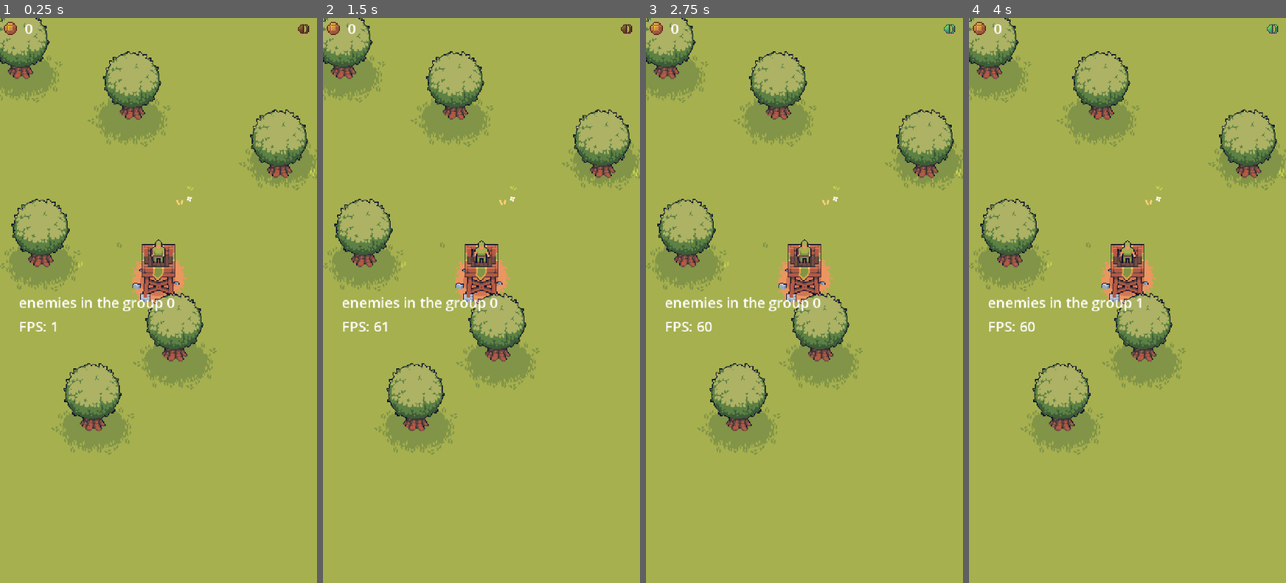
Above: before the commit, frames 1-4 (left to right).
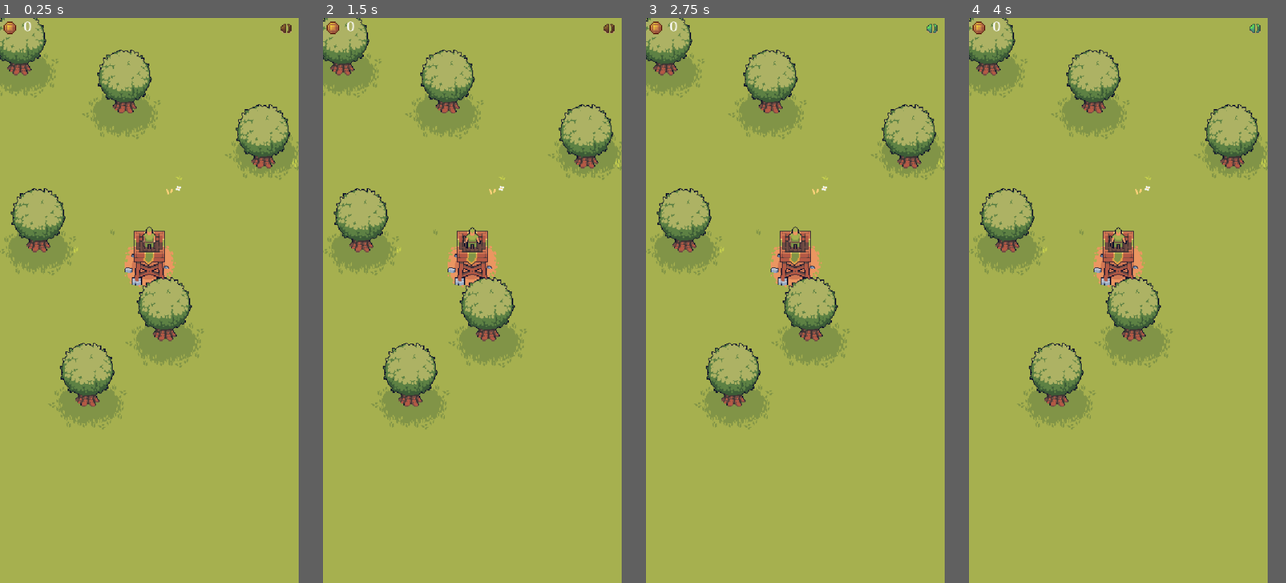
Above: after the commit, the same moments.

Repository: ButbkaDrug/easter_jam_with_ales
Game: Godot game, scene res://dev_main.tscn
Same seed, same stepped clock (60 frames per second), same inputs: the game is played once before the commit and once after it.
Inputs (mouse positions are in pixels of both pictures, inside the frame that each line leads up to):
- Up to frame 1 (0.25 s): no input
- Up to frame 2 (1.5 s): click (627, 29) at 0.5 s; click (627, 29) at 1.25 s
- Up to frame 3 (2.75 s): click (950, 29) at 2 s
- Up to frame 4 (4 s): tap Enter at 2.75 s; move the mouse to (1197, 272) at 2.77 s; click (1197, 272) at 2.92 s; tap Space at 3.5 s; drag from (1064, 328) to (1111, 413) at 3.52 s
In our replay, the window is 450x800 before the commit and 424x800 after it. These sizes can differ from the game's own. Grey fills any space a smaller window leaves; there, only what the larger window draws over its background counts as a difference.

The runs differ from the first frame. In frame 1, 13% of the frame differs, in the area x 0-100%, y 0-78%; in frame 2, 13%; in frame 3, 13%; in frame 4, 13%.

Commit message:
friday fun

Diff:
--- a/dev_main.tscn
+++ b/dev_main.tscn
@@ -7,6 +7,8 @@
 [ext_resource type="PackedScene" uid="uid://dk53elbkj4et2" path="res://scenes/enemies/slime/slime.tscn" id="2_ua12o"]
 [ext_resource type="PackedScene" uid="uid://6ng3uqabc2pd" path="res://scenes/ui/damage_label/damage_label.tscn" id="3_s7x0s"]
 [ext_resource type="PackedScene" uid="uid://bjshi8nb2n1h" path="res://scenes/ui/upgrade/upgrade_screen.tscn" id="5_uopvn"]
+[ext_resource type="Script" uid="uid://ds8akw7urib1h" path="res://hud.gd" id="6_plu53"]
+[ext_resource type="PackedScene" uid="uid://d063cgk2hiy46" path="res://scenes/ui/tower_stats/tower_stats.tscn" id="7_u8k7v"]
 
 [sub_resource type="Curve2D" id="Curve2D_ua12o"]
 _data = {
@@ -21,35 +23,10 @@
 damage_scene = ExtResource("3_s7x0s")
 player = NodePath("Player")
 
-[node name="HUD" type="CanvasLayer" parent="." unique_id=1951394893]
-
-[node name="Hud" parent="HUD" unique_id=914000408 instance=ExtResource("1_dvahd")]
-anchors_preset = 15
-anchor_bottom = 1.0
-grow_vertical = 2
-
-[node name="Control" type="Control" parent="HUD" unique_id=919414965]
-layout_mode = 3
-anchors_preset = 4
-anchor_top = 0.5
-anchor_bottom = 0.5
-offset_top = -20.0
-offset_right = 40.0
-offset_bottom = 20.0
-grow_vertical = 2
-
-[node name="VBoxContainer" type="VBoxContainer" parent="HUD/Control" unique_id=1209716326]
-layout_mode = 0
-offset_left = 21.0
-offset_top = 10.0
-offset_right = 61.0
-offset_bottom = 50.0
-
-[node name="UpgradeScreen" parent="HUD" unique_id=76354292 instance=ExtResource("5_uopvn")]
-
 [node name="EnemySpawnTimer" type="Timer" parent="." unique_id=1351973627]
 
 [node name="EnemySpawns" type="Path2D" parent="." unique_id=1434765346]
+visible = false
 position = Vector2(1.8553886, 99.922134)
 scale = Vector2(1.0545702, 2.8504097)
 curve = SubResource("Curve2D_ua12o")
@@ -64,4 +41,33 @@
 position = Vector2(180, 320)
 motion_mode = 1
 
+[node name="HUD" type="CanvasLayer" parent="." unique_id=1951394893]
+script = ExtResource("6_plu53")
+
+[node name="Hud" parent="HUD" unique_id=914000408 instance=ExtResource("1_dvahd")]
+
+[node name="Control" type="Control" parent="HUD" unique_id=919414965]
+visible = false
+layout_mode = 3
+anchors_preset = 4
+anchor_top = 0.5
+anchor_bottom = 0.5
+offset_top = -20.0
+offset_right = 40.0
+offset_bottom = 20.0
+grow_vertical = 2
+
+[node name="VBoxContainer" type="VBoxContainer" parent="HUD/Control" unique_id=1209716326]
+visible = false
+layout_mode = 0
+offset_left = 21.0
+offset_top = 10.0
+offset_right = 61.0
+offset_bottom = 50.0
+
+[node name="UpgradeScreen" parent="HUD" unique_id=76354292 instance=ExtResource("5_uopvn")]
+
+[node name="TowerStats" parent="HUD" unique_id=735527681 instance=ExtResource("7_u8k7v")]
+unique_name_in_owner = true
+
 [connection signal="timeout" from="EnemySpawnTimer" to="." method="_on_enemy_spawn_timer_timeout"]
--- /dev/null
+++ b/hud.gd
@@ -0,0 +1,31 @@
+extends CanvasLayer
+
+@onready var _tower_stats_screen: Control = %TowerStats
+
+
+# Called when the node enters the scene tree for the first time.
+func _ready() -> void:
+	GameData.tower_selected.connect(_on_tower_selected)
+	_tower_stats_screen.visible = false
+
+
+
+# Called every frame. 'delta' is the elapsed time since the previous frame.
+func _process(delta: float) -> void:
+	pass
+
+func _unhandled_key_input(event: InputEvent) -> void:
+	print("HUD: unhandled key %s" % event.to_string())
+	if event is InputEventKey:
+		if event.pressed and event.keycode == KEY_ESCAPE:
+			hide_visible()
+
+
+func _on_tower_selected(tower: Tower) -> void:
+	_tower_stats_screen.set_level(tower.level)
+	_tower_stats_screen.set_health(tower.hp)
+	_tower_stats_screen.visible = true
+	pass
+
+func hide_visible() -> void:
+	_tower_stats_screen.visible = false
--- a/project.godot
+++ b/project.godot
@@ -24,8 +24,7 @@
 [display]
 
 window/size/viewport_width=360
-window/size/viewport_height=640
-window/size/mode=3
+window/size/viewport_height=680
 window/size/window_width_override=720
 window/size/window_height_override=1280
 window/stretch/mode="canvas_items"
@@ -40,6 +39,10 @@
 
 Player=""
 Enemies=""
+
+[gui]
+
+theme/custom_font="uid://b64g2u7ppxqbc"
 
 [input_devices]
 
--- /dev/null
+++ b/scenes/camera/camera.gd
@@ -0,0 +1,29 @@
+extends Camera2D
+
+var dragging: bool = false
+var last_pos: Vector2 = Vector2.ZERO
+
+# Called when the node enters the scene tree for the first time.
+func _ready() -> void:
+	pass # Replace with function body.
+
+
+# Called every frame. 'delta' is the elapsed time since the previous frame.
+func _process(delta: float) -> void:
+	pass
+
+
+
+func _unhandled_input(event):
+	if event is InputEventScreenTouch:
+		print("camera touch event detected")
+		if event.pressed:
+			dragging = true
+			last_pos = event.position
+		else:
+			dragging = false
+
+	elif event is InputEventScreenDrag and dragging:
+		var delta = event.position - last_pos
+		position -= delta * zoom  # important for correct scaling
+		last_pos = event.position
--- /dev/null
+++ b/scenes/camera/camera.tscn
@@ -0,0 +1,16 @@
+[gd_scene format=3 uid="uid://cqqwnvwbt86h2"]
+
+[ext_resource type="Script" uid="uid://b20b1i0yvi2rw" path="res://scenes/camera/camera.gd" id="1_xejhd"]
+
+[node name="Camera" type="Camera2D" unique_id=210408414]
+process_callback = 0
+limit_left = -360
+limit_top = -360
+limit_right = 720
+limit_bottom = 1280
+limit_smoothed = true
+position_smoothing_enabled = true
+position_smoothing_speed = 20.0
+drag_horizontal_enabled = true
+drag_vertical_enabled = true
+script = ExtResource("1_xejhd")
--- a/scenes/game_stats/game_data.gd
+++ b/scenes/game_stats/game_data.gd
@@ -4,6 +4,7 @@
 
 signal score_updated(new_score: int)
 signal enemy_hit(damage:int, position: Vector2)
+signal tower_selected(tower: Tower)
 
 func _on_mob_defeated(points: int) -> void:
 	state.score += points
--- a/scenes/player/player.gd
+++ b/scenes/player/player.gd
@@ -1,4 +1,4 @@
-extends Node2D
+class_name Tower extends Node2D
 
 @export var bullet_scene: PackedScene
 
@@ -7,8 +7,12 @@
 @onready var _range: Area2D = $Range
 @onready var _muzzle: Marker2D = $Muzzle
 @onready var _timer: Timer = $Timer
+@export var _click_zone: Area2D
 
+#TODO: should move stats into it's own component so that it can be
+# easely passed arrond
 var hp:int = 1000
+var level: int = 1
 var active: bool = true
 var fire_rate: float = .5
 var targets: Array[Node2D]
@@ -115,3 +119,8 @@
 		"attack":
 			if targets.size() < 1:
 				_animation_player.play("idle")
+
+
+func _on_click_area_input_event(viewport: Node, event: InputEvent, shape_idx: int) -> void:
+	if event is InputEventScreenTouch:
+		GameData.tower_selected.emit(self)
--- a/scenes/player/player.tscn
+++ b/scenes/player/player.tscn
@@ -331,12 +331,16 @@
 &"preattack": SubResource("Animation_je7p5")
 }
 
-[node name="Player" type="CharacterBody2D" unique_id=1746586113 groups=["Player"]]
+[sub_resource type="CircleShape2D" id="CircleShape2D_5gtgg"]
+radius = 38.0
+
+[node name="Player" type="CharacterBody2D" unique_id=1746586113 node_paths=PackedStringArray("_click_zone") groups=["Player"]]
 y_sort_enabled = true
 collision_layer = 4
 collision_mask = 2
 script = ExtResource("1_fcb3x")
 bullet_scene = ExtResource("2_75vfm")
+_click_zone = NodePath("ClickArea")
 
 [node name="Tower" type="AnimatedSprite2D" parent="." unique_id=1437771279]
 position = Vector2(0, -57)
@@ -388,6 +392,13 @@
 max_polyphony = 20
 bus = &"SFX"
 
+[node name="ClickArea" type="Area2D" parent="." unique_id=12975112]
+
+[node name="CollisionShape2D" type="CollisionShape2D" parent="ClickArea" unique_id=651764336]
+position = Vector2(0, -27)
+shape = SubResource("CircleShape2D_5gtgg")
+
 [connection signal="body_entered" from="Range" to="." method="_on_range_body_entered"]
 [connection signal="body_exited" from="Range" to="." method="_on_range_body_exited"]
 [connection signal="animation_finished" from="AnimationPlayer" to="." method="_on_animation_player_animation_finished"]
+[connection signal="input_event" from="ClickArea" to="." method="_on_click_area_input_event"]
--- a/scenes/ui/hud/hud.gd
+++ b/scenes/ui/hud/hud.gd
@@ -7,9 +7,8 @@
 func _ready() -> void:
 	GameData.score_updated.connect(_on_score_update)
 
-func _on_score_update(new_score: int):
+func _on_score_update(new_score: int) -> void:
 	score_label.text = str(new_score)
-
 
 func _on_check_button_toggled(toggled_on: bool) -> void:
 	SettingsManager.toggle_audio("SFX", toggled_on)
--- /dev/null
+++ b/scenes/ui/tower_stats/tower_stats.gd
@@ -0,0 +1,23 @@
+extends Control
+
+@onready var _level: Label = %LevelValue
+@onready var _health: Label = %HealthValue
+
+
+# Called when the node enters the scene tree for the first time.
+func _ready() -> void:
+	pass # Replace with function body.
+
+# Called every frame. 'delta' is the elapsed time since the previous frame.
+func _process(delta: float) -> void:
+	pass
+
+func set_level(value: int) -> void:
+	_level.text = str(value)
+
+func set_health(value: int) -> void:
+	_health.text = str(value)
+
+
+func _on_texture_button_pressed() -> void:
+	visible = false
--- /dev/null
+++ b/scenes/ui/tower_stats/tower_stats.tscn
@@ -0,0 +1,118 @@
+[gd_scene format=3 uid="uid://d063cgk2hiy46"]
+
+[ext_resource type="Script" uid="uid://pair77g4yfvq" path="res://scenes/ui/tower_stats/tower_stats.gd" id="1_vw8w5"]
+[ext_resource type="Texture2D" uid="uid://0ae2gkh43x4j" path="res://assets/ui/Main_tiles.png" id="2_vlv38"]
+[ext_resource type="Theme" uid="uid://glcoj78df81t" path="res://assets/default_theme.tres" id="3_xds4h"]
+
+[sub_resource type="AtlasTexture" id="AtlasTexture_xds4h"]
+atlas = ExtResource("2_vlv38")
+region = Rect2(11, 144, 26, 37)
+
+[sub_resource type="StyleBoxTexture" id="StyleBoxTexture_iolth"]
+texture = SubResource("AtlasTexture_xds4h")
+texture_margin_left = 5.0
+texture_margin_top = 5.0
+texture_margin_right = 5.0
+texture_margin_bottom = 5.0
+
+[sub_resource type="StyleBoxFlat" id="StyleBoxFlat_xds4h"]
+content_margin_left = 0.0
+content_margin_top = 0.0
+content_margin_right = 0.0
+content_margin_bottom = 0.0
+bg_color = Color(0.1, 0.1, 0.1, 0.6)
+corner_radius_top_left = 3
+corner_radius_top_right = 3
+corner_radius_bottom_right = 3
+corner_radius_bottom_left = 3
+corner_detail = 5
+
+[sub_resource type="Theme" id="Theme_iolth"]
+PanelContainer/styles/panel = SubResource("StyleBoxFlat_xds4h")
+
+[sub_resource type="AtlasTexture" id="AtlasTexture_iuuog"]
+atlas = ExtResource("2_vlv38")
+region = Rect2(356, 291, 9, 9)
+
+[node name="TowerStats" type="Control" unique_id=1339039076]
+layout_mode = 3
+anchors_preset = 8
+anchor_left = 0.5
+anchor_top = 0.5
+anchor_right = 0.5
+anchor_bottom = 0.5
+grow_horizontal = 2
+grow_vertical = 2
+script = ExtResource("1_vw8w5")
+
+[node name="PanelContainer" type="PanelContainer" parent="." unique_id=890363791]
+layout_mode = 1
+anchors_preset = 8
+anchor_left = 0.5
+anchor_top = 0.5
+anchor_right = 0.5
+anchor_bottom = 0.5
+offset_left = -29.5
+offset_top = -25.0
+offset_right = 29.5
+offset_bottom = 25.0
+grow_horizontal = 2
+grow_vertical = 2
+theme_override_styles/panel = SubResource("StyleBoxTexture_iolth")
+
+[node name="HBoxContainer" type="HBoxContainer" parent="PanelContainer" unique_id=1189321602]
+layout_mode = 2
+
+[node name="MarginContainer" type="MarginContainer" parent="PanelContainer/HBoxContainer" unique_id=1508027679]
+layout_mode = 2
+size_flags_horizontal = 3
+
+[node name="TextureButton" type="TextureButton" parent="PanelContainer/HBoxContainer" unique_id=1300910903]
+layout_mode = 2
+theme = SubResource("Theme_iolth")
+texture_normal = SubResource("AtlasTexture_iuuog")
+
+[node name="MarginContainer" type="MarginContainer" parent="PanelContainer" unique_id=268901219]
+layout_mode = 2
+mouse_filter = 2
+theme_override_constants/margin_left = 5
+theme_override_constants/margin_top = 5
+theme_override_constants/margin_right = 10
+theme_override_constants/margin_bottom = 5
+
+[node name="VBoxContainer" type="VBoxContainer" parent="PanelContainer/MarginContainer" unique_id=1130486115]
+layout_mode = 2
+
+[node name="Health" type="HBoxContainer" parent="PanelContainer/MarginContainer/VBoxContainer" unique_id=1627963639]
+layout_mode = 2
+
+[node name="Label" type="Label" parent="PanelContainer/MarginContainer/VBoxContainer/Health" unique_id=620504152]
+layout_mode = 2
+theme = ExtResource("3_xds4h")
+theme_override_font_sizes/font_size = 10
+text = "HP:"
+
+[node name="HealthValue" type="Label" parent="PanelContainer/MarginContainer/VBoxContainer/Health" unique_id=1101116411]
+unique_name_in_owner = true
+layout_mode = 2
+theme = ExtResource("3_xds4h")
+theme_override_font_sizes/font_size = 10
+text = "0"
+
+[node name="Level" type="HBoxContainer" parent="PanelContainer/MarginContainer/VBoxContainer" unique_id=886556244]
+layout_mode = 2
+
+[node name="LevelLabel" type="Label" parent="PanelContainer/MarginContainer/VBoxContainer/Level" unique_id=227109457]
+layout_mode = 2
+theme = ExtResource("3_xds4h")
+theme_override_font_sizes/font_size = 10
+text = "Level:"
+
+[node name="LevelValue" type="Label" parent="PanelContainer/MarginContainer/VBoxContainer/Level" unique_id=492152717]
+unique_name_in_owner = true
+layout_mode = 2
+theme = ExtResource("3_xds4h")
+theme_override_font_sizes/font_size = 10
+text = "0"
+
+[connection signal="pressed" from="PanelContainer/HBoxContainer/TextureButton" to="." method="_on_texture_button_pressed"]
Not shown, added: hud.gd.uid
Not shown, added: scenes/camera/camera.gd.uid
Not shown, added: scenes/ui/tower_stats/tower_stats.gd.uid
